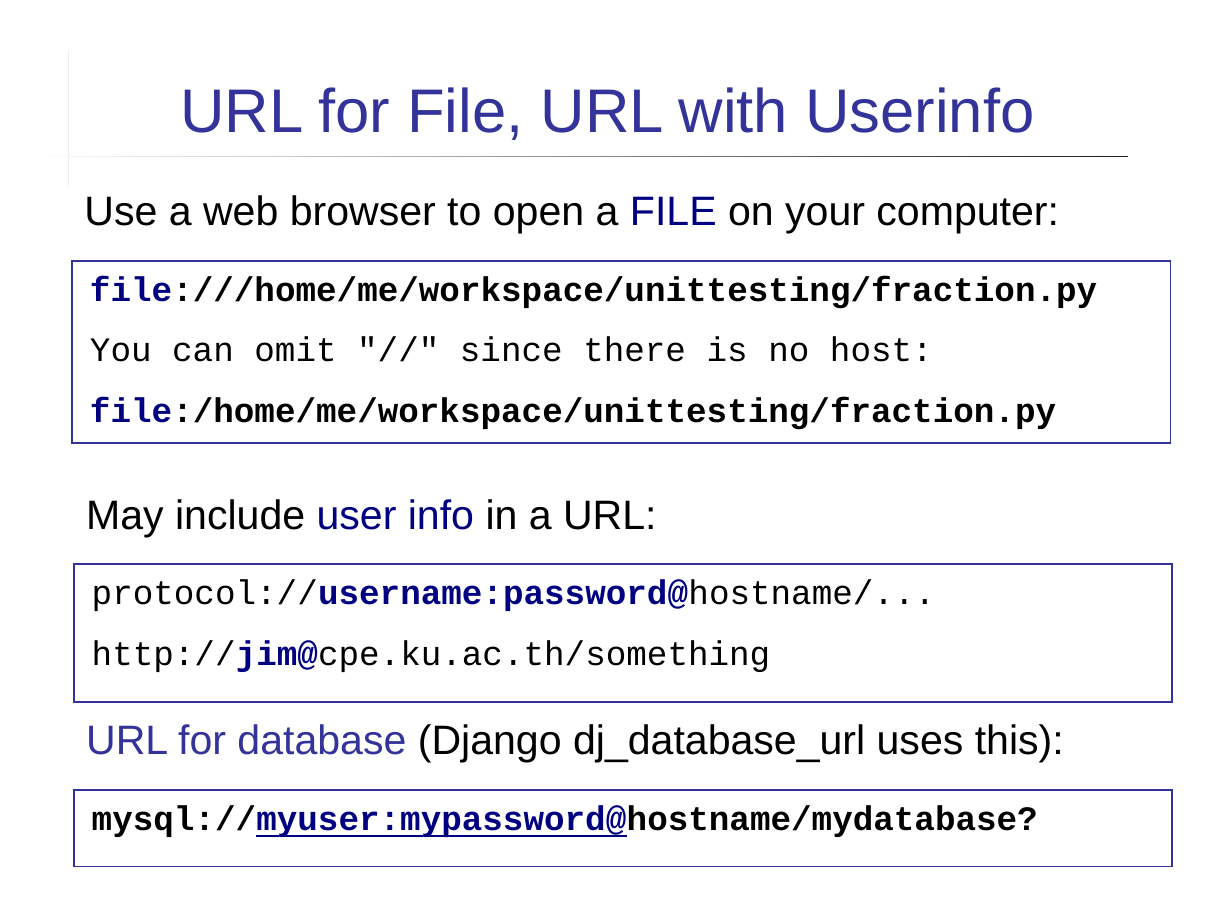
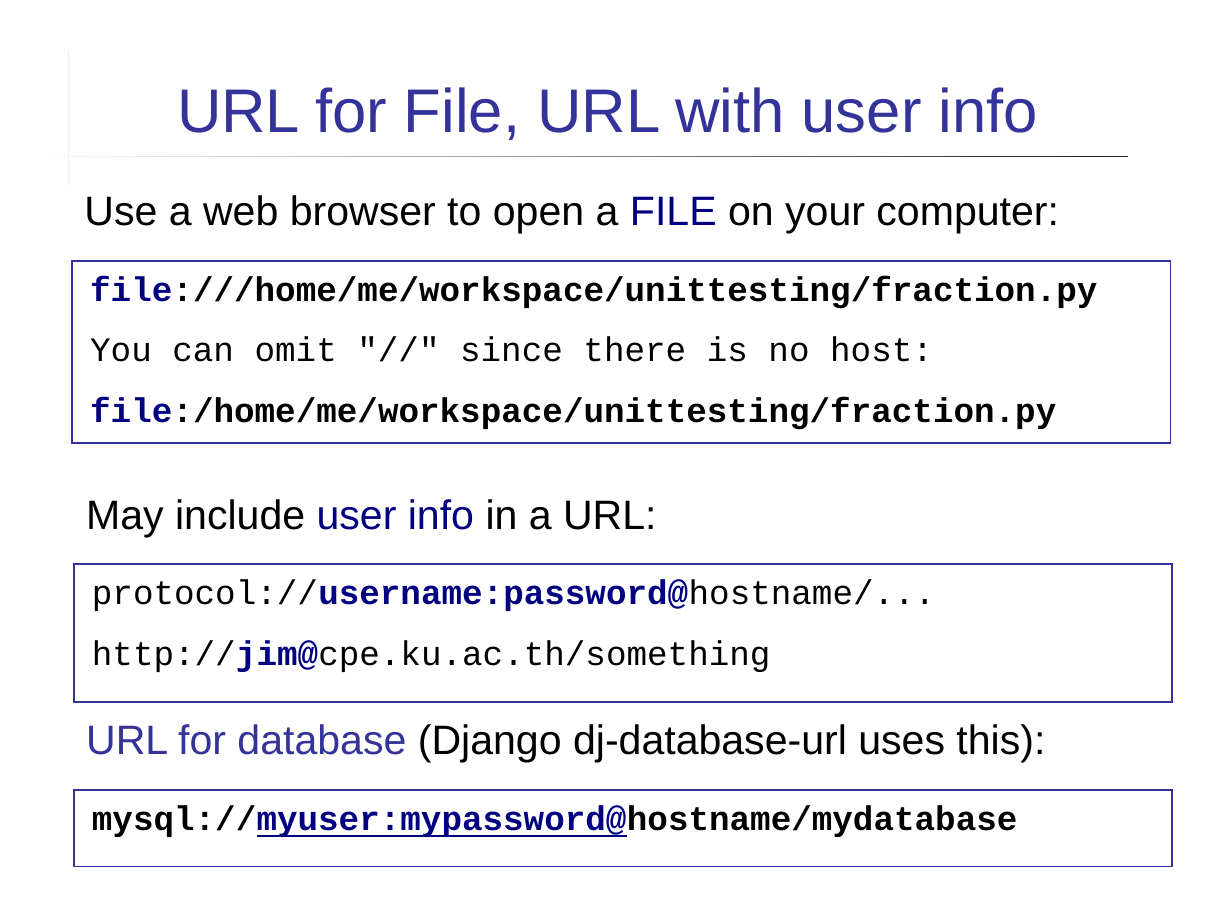
Before and after one commit to cpske/ISP, a slide deck: slide 29 of web/HTTP.ppt. Drawn at 1232x924 pixels with LibreOffice and Linux fonts; fonts in the diff are those of the drawing. Boxes give left, top, right and bottom in pixels: in the first picture for what was removed or moved away, otherwise in the second. Text is boxed around its words. In the diff, an @@ line names an element or a change of style, - is before the commit and + after.

```diff
--- a/web/HTTP.ppt
+++ b/web/HTTP.ppt
@@ title at (x1=177, y1=87, x2=1038, y2=140): text changed @@
-URL for File, URL with Userinfo
+URL for File, URL with user info
@@ text at (x1=86, y1=724, x2=1045, y2=763): text changed @@
-URL for database (Django dj_database_url uses this):
+URL for database (Django dj-database-url uses this):
@@ text in rectangle at (x1=92, y1=805, x2=1018, y2=837): text changed @@
-mysql://myuser:mypassword@hostname/mydatabase?
+mysql://myuser:mypassword@hostname/mydatabase
```
Also in this commit, not shown: 9 other slides changed, 6 other files.
